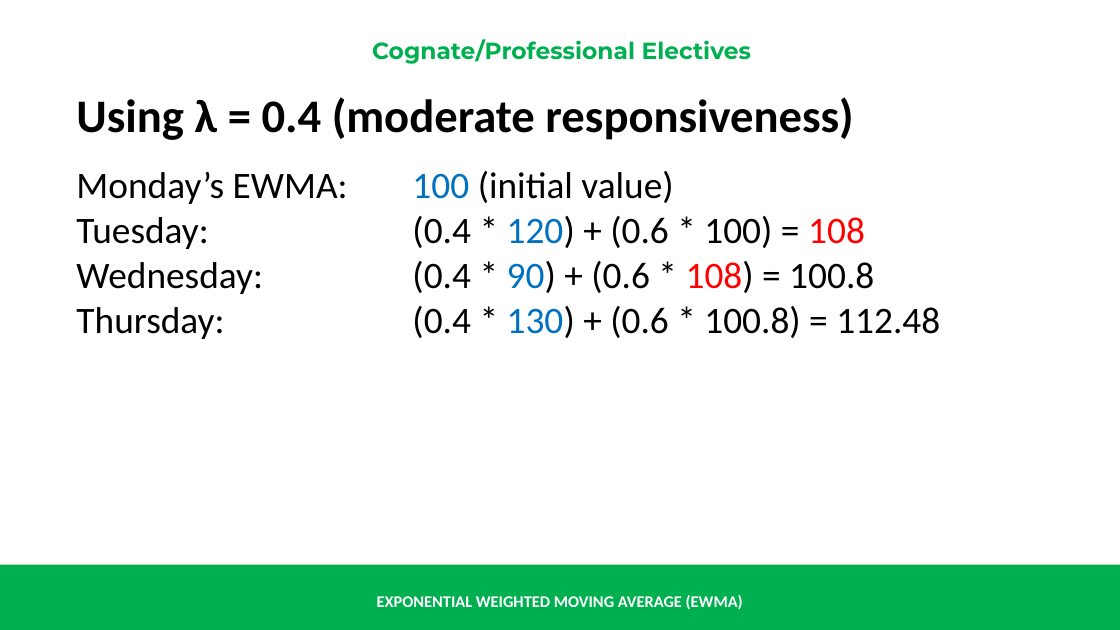
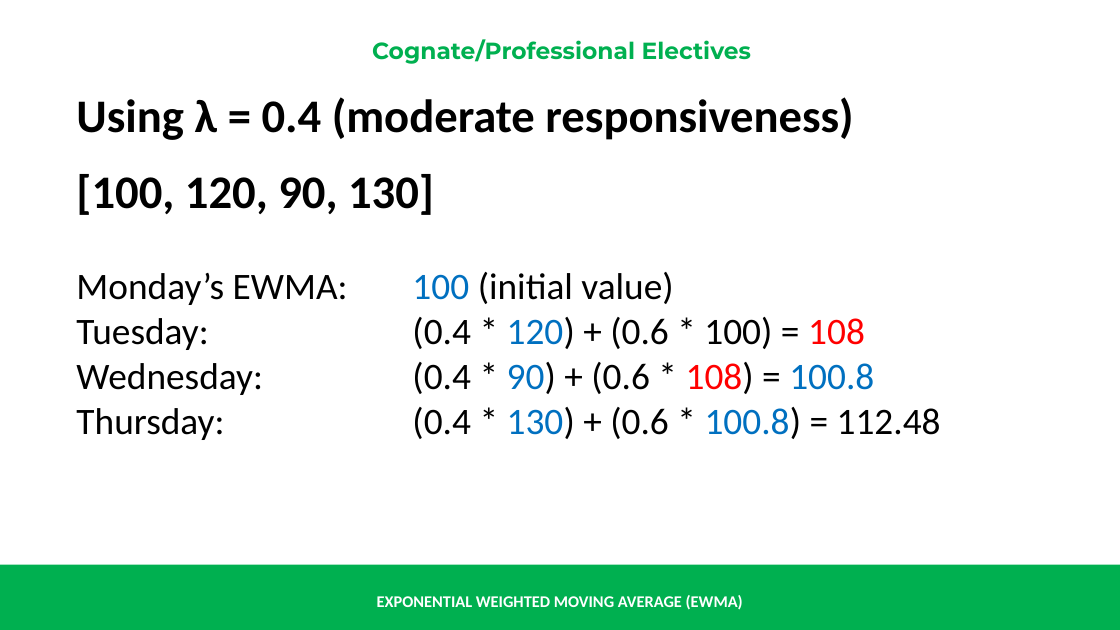
Before and after one commit to renatomaaliw3/public_files, a slide deck: slide 15 of CPE Electives (1 - 3)/01. Lectures Notebook/000. Presentations & Text Books/01. Presentation Slides/06.6 EWMA.pptx. Drawn at 1120x630 pixels with LibreOffice and Linux fonts; fonts in the diff are those of the drawing. Boxes give left, top, right and bottom in pixels: in the first picture for what was removed or moved away, otherwise in the second. Text is boxed around its words. In the diff, an @@ line names an element or a change of style, - is before the commit and + after.

```diff
--- a/CPE Electives (1 - 3)/01. Lectures Notebook/000. Presentations & Text Books/01. Presentation Slides/06.6 EWMA.pptx
+++ b/CPE Electives (1 - 3)/01. Lectures Notebook/000. Presentations & Text Books/01. Presentation Slides/06.6 EWMA.pptx
@@ text at <box>76,174,434,215</box>: paragraph added @@
+[100, 120, 90, 130]
@@ text at <box>412,362,941,439</box>: text colour #000000 to #0070C0 in "100.8", "100.8)" @@
```
Also in this commit, not shown: 1 other slide changed, 8 slides added, 16 other files.
